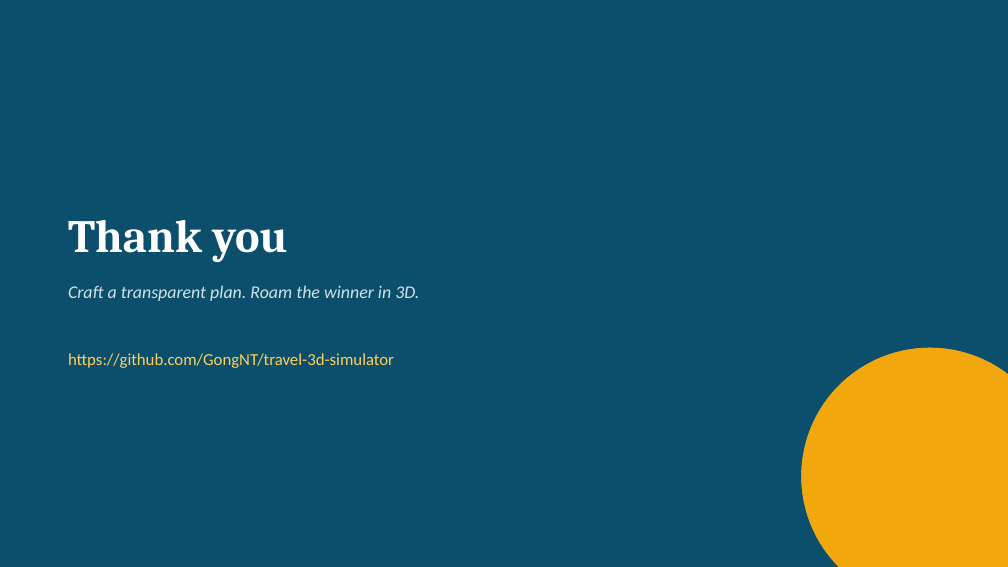
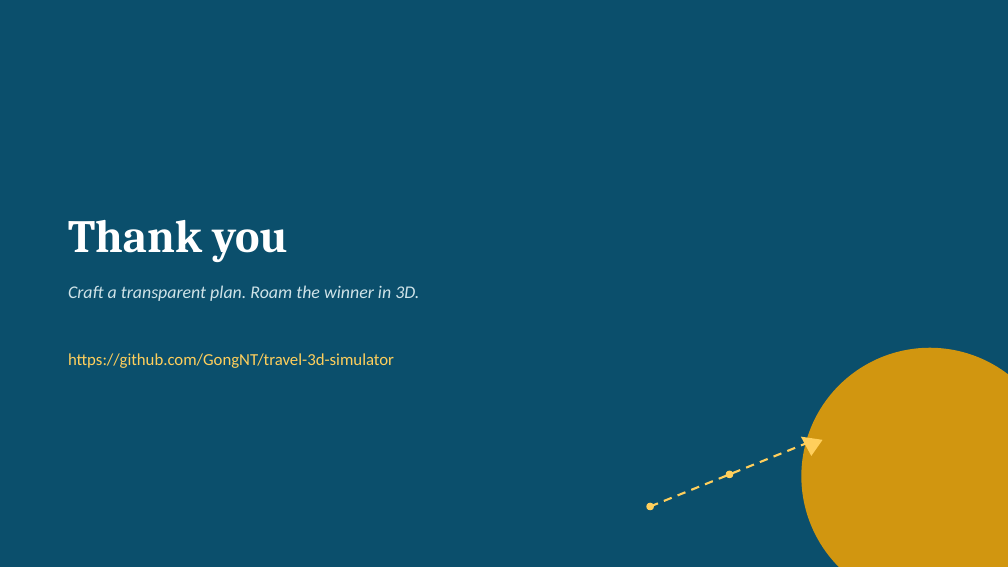
Before and after one commit to GongNT/travel-3d-simulator, a slide deck: slide 13 of report/Final_Presentation.pptx. Drawn at 1008x567 pixels with LibreOffice and Linux fonts; fonts in the diff are those of the drawing. Boxes give left, top, right and bottom in pixels: in the first picture for what was removed or moved away, otherwise in the second. Text is boxed around its words. In the diff, an @@ line names an element or a change of style, - is before the commit and + after.

```diff
--- a/report/Final_Presentation.pptx
+++ b/report/Final_Presentation.pptx
@@ ellipse removed at (802, 348, 1008, 567) @@
@@ line added from (650, 507) to (809, 442), #FFCF5C 2 pt dashed @@
@@ triangle added at (795, 429, 823, 456), fill #FFCF5C @@
@@ ellipse added at (726, 470, 734, 478), fill #FFCF5C @@
@@ ellipse added at (647, 503, 654, 510), fill #FFCF5C @@
```
Also in this commit, not shown: 9 other slides changed, 8 other files.
